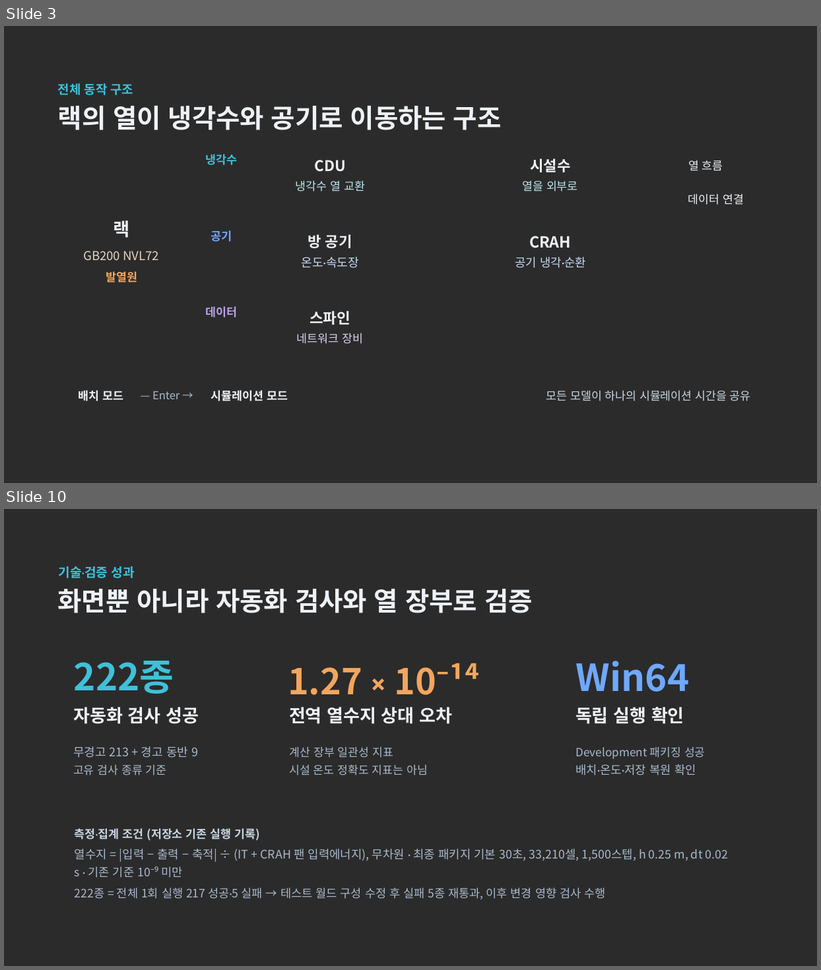
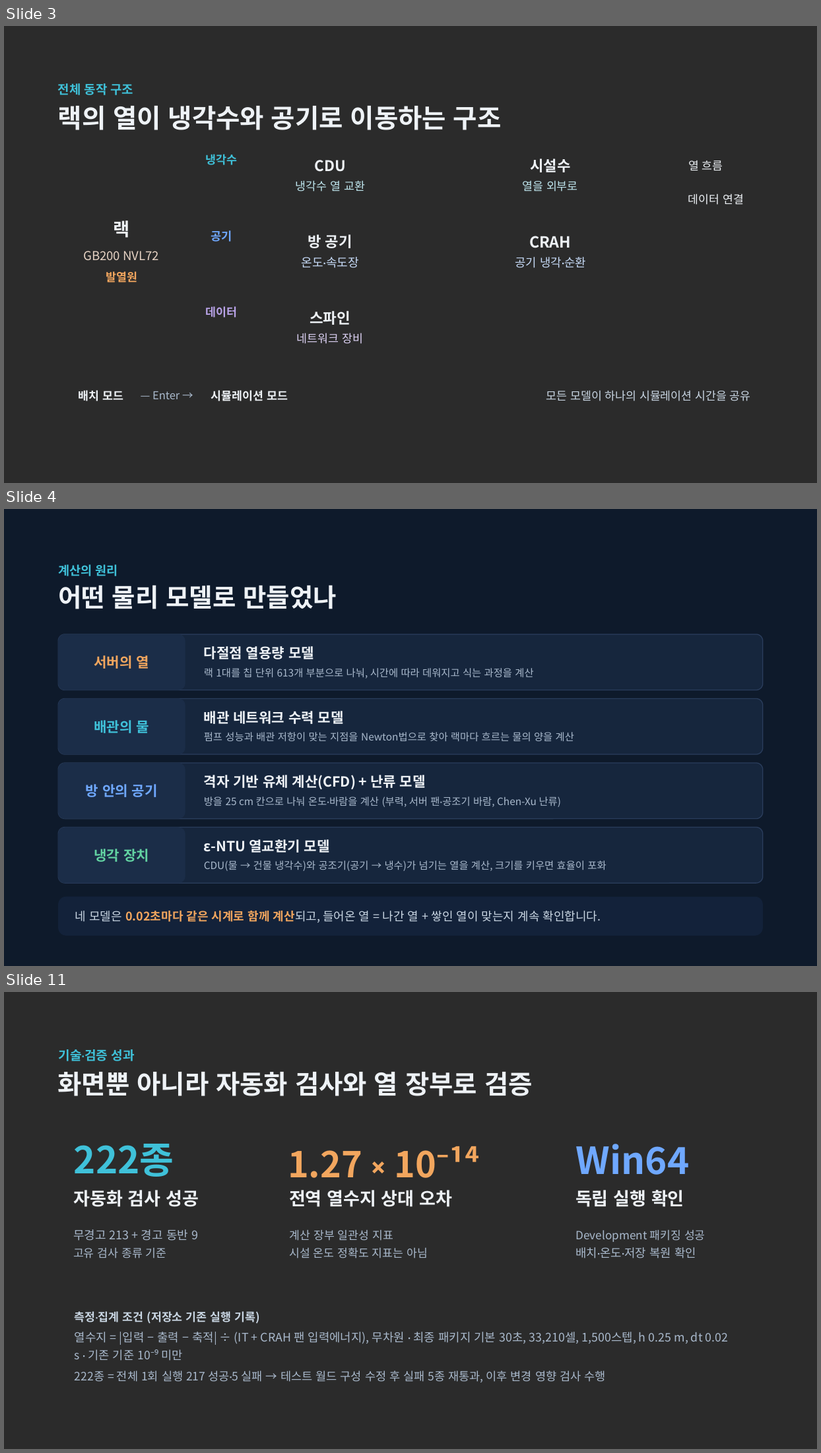
Before and after one commit to dongkimyeon/VRG_TermProj, a slide deck: Presentation/AI 데이터센터 냉각 디지털 트윈 — 중간발표 (편집용).pptx. Shown one above the other, each under a label of ours: slides 3 and 10 before the commit, slides 3, 4 and 11 after it; the slides between them are not shown. The pictures are 821x970 and 821x1453 pixels, drawn with LibreOffice and Linux fonts; fonts in the diff are those of the drawing; background and template pictures are left out; a plain dark background stands for a picture behind light text. Boxes give left, top, right and bottom in pixels: in the first picture for what was removed or moved away, otherwise in the second. Text is boxed around its words. In the diff, an @@ line names an element or a change of style, - is before the commit and + after.

Commit message:
대본제작 (PPT 편집용으로 보셈)

```diff
--- a/Presentation/AI 데이터센터 냉각 디지털 트윈 — 중간발표 (편집용).pptx
+++ b/Presentation/AI 데이터센터 냉각 디지털 트윈 — 중간발표 (편집용).pptx
@@ slide 4 added at [4, 509, 817, 966], background #0E1A2B @@
@@ text added at [58, 564, 118, 576], 14.5 pt, text #3FC1D9, bold @@
+계산의 원리
@@ text added at [58, 585, 337, 609], 30 pt, text #EEF2F6, bold @@
+어떤 물리 모델로 만들었나
@@ rounded rectangle added at [58, 634, 764, 691], fill #16263D, outline #2A3D5C 1 pt @@
@@ rounded rectangle added at [58, 634, 185, 691], fill #1B2D48 @@
@@ text added at [204, 646, 314, 659], 16.5 pt, text #EEF2F6, bold @@
+다절점 열용량 모델
@@ text added at [94, 656, 149, 669], 16.5 pt, text #F2A65E, bold @@
+서버의 열
@@ text added at [204, 668, 533, 679], 12 pt, text #A9B9CC @@
+랙 1대를 칩 단위 613개 부분으로 나눠, 시간에 따라 데워지고 식는 과정을 계산
@@ rounded rectangle added at [58, 698, 764, 755], fill #16263D, outline #2A3D5C 1 pt @@
@@ rounded rectangle added at [58, 698, 185, 755], fill #1B2D48 @@
@@ text added at [94, 720, 149, 733], 16.5 pt, text #3FC1D9, bold @@
+배관의 물
@@ text added at [204, 711, 344, 724], 16.5 pt, text #EEF2F6, bold @@
+배관 네트워크 수력 모델
@@ text added at [204, 732, 574, 741], 12 pt, text #A9B9CC @@
+펌프 성능과 배관 저항이 맞는 지점을 Newton법으로 찾아 랙마다 흐르는 물의 양을 계산
@@ rounded rectangle added at [58, 763, 764, 819], fill #16263D, outline #2A3D5C 1 pt @@
@@ rounded rectangle added at [58, 763, 185, 819], fill #1B2D48 @@
@@ text added at [86, 784, 158, 797], 16.5 pt, text #6FA8FF, bold @@
+방 안의 공기
@@ text added at [204, 775, 426, 789], 16.5 pt, text #EEF2F6, bold @@
+격자 기반 유체 계산(CFD) + 난류 모델
@@ text added at [204, 797, 562, 807], 12 pt, text #A9B9CC @@
+방을 25 cm 칸으로 나눠 온도·바람을 계산 (부력, 서버 팬·공조기 바람, Chen-Xu 난류)
@@ rounded rectangle added at [58, 827, 764, 883], fill #16263D, outline #2A3D5C 1 pt @@
@@ rounded rectangle added at [58, 827, 185, 883], fill #1B2D48 @@
@@ text added at [204, 840, 330, 853], 16.5 pt, text #EEF2F6, bold @@
+ε-NTU 열교환기 모델
@@ text added at [94, 849, 149, 862], 16.5 pt, text #62D2A2, bold @@
+냉각 장치
@@ text added at [204, 861, 606, 871], 12 pt, text #A9B9CC @@
+CDU(물 → 건물 냉각수)와 공조기(공기 → 냉수)가 넘기는 열을 계산, 크기를 키우면 효율이 포화
@@ rounded rectangle added at [58, 897, 764, 936], fill #13223A @@
@@ text added at [75, 911, 601, 923], 14 pt, text #C9D6E3 @@
+네 모델은 0.02초마다 같은 시계로 함께 계산되고, 들어온 열 = 나간 열 + 쌓인 열이 맞는지 계속 확인합니다.
@@ what was slide 10 is now slide 11 @@
```
Also in this commit, not shown: 6 slides changed, 3 other files.
